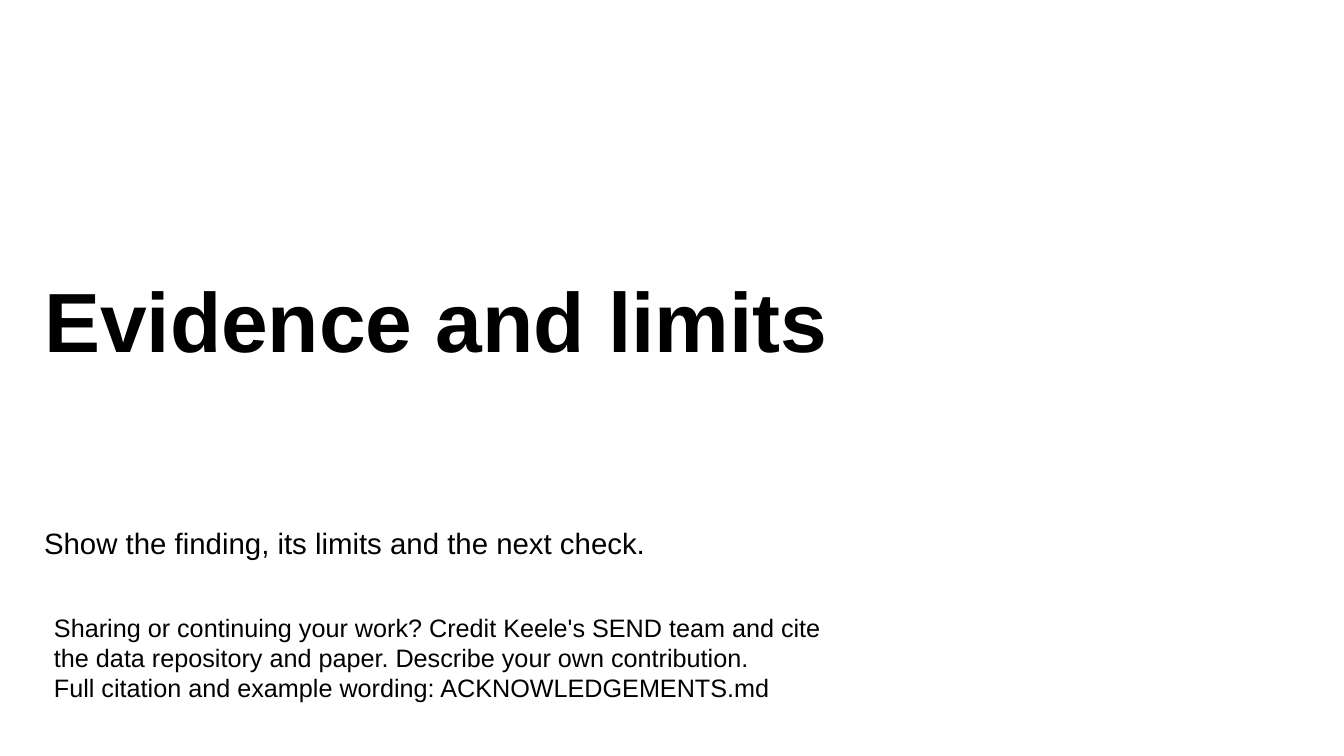
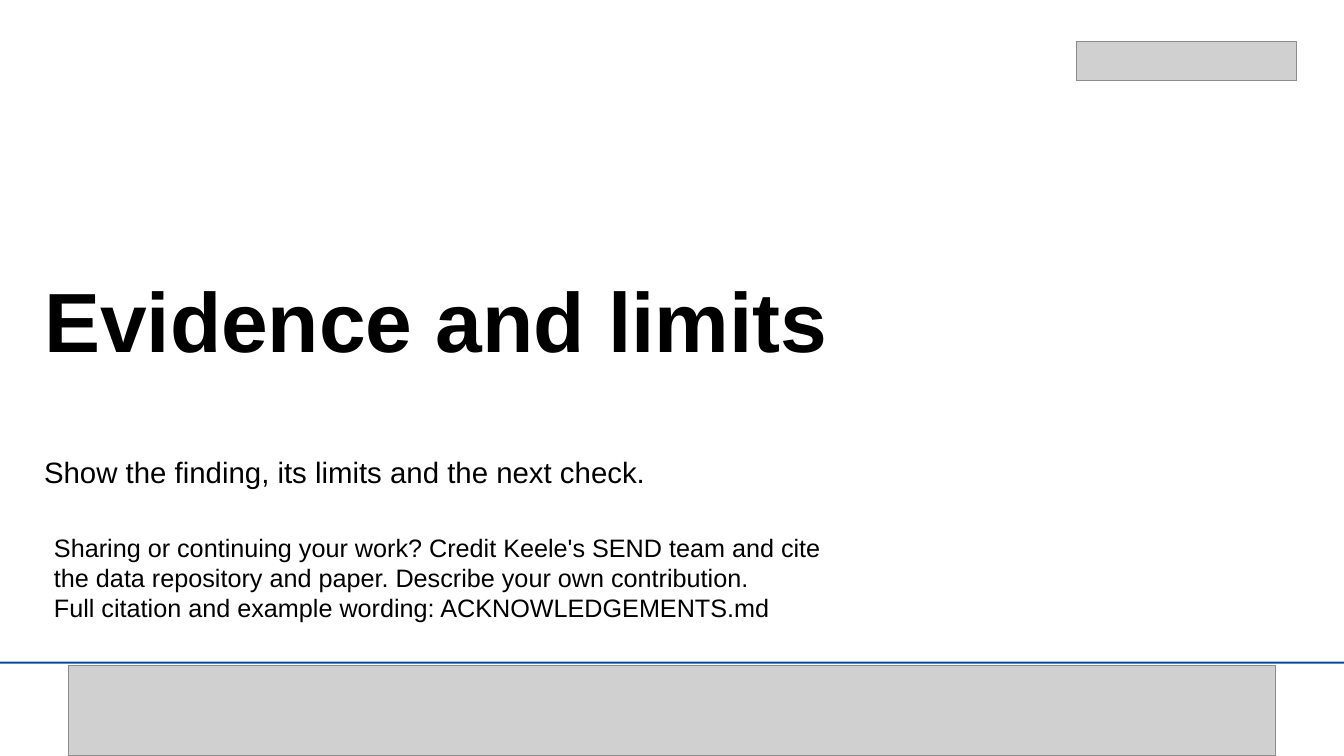
Before and after one commit to SENDatKeele/ERA-event, a slide deck: slide 8 of slides/ERA-Hackathon-Data-Briefing.pptx. Drawn at 1344x756 pixels with LibreOffice and Linux fonts; fonts in the diff are those of the drawing; grey boxes stand for pictures. Boxes give left, top, right and bottom in pixels: in the first picture for what was removed or moved away, otherwise in the second. Text is boxed around its words. In the diff, an @@ line names an element or a change of style, - is before the commit and + after.

```diff
--- a/slides/ERA-Hackathon-Data-Briefing.pptx
+++ b/slides/ERA-Hackathon-Data-Briefing.pptx
@@ picture added at bbox=[1077, 42, 1298, 82] @@
@@ text "Show the finding, its limits ...": place and size @@
-text "Show the finding, its limits ..." at bbox=[44, 532, 645, 560]
+text "Show the finding, its limits ..." at bbox=[44, 461, 645, 488]
@@ text "Sharing or continuing your work? ...": place and size @@
-text "Sharing or continuing your work? ..." at bbox=[54, 618, 820, 703]
+text "Sharing or continuing your work? ..." at bbox=[54, 538, 820, 623]
@@ rectangle added at bbox=[0, 661, 1344, 756], fill #FFFFFF @@
@@ rectangle added at bbox=[0, 661, 1344, 663], fill #004899 @@
@@ picture added at bbox=[69, 665, 1276, 755] @@
```
Also in this commit, not shown: 7 other slides changed, 1 other file.
